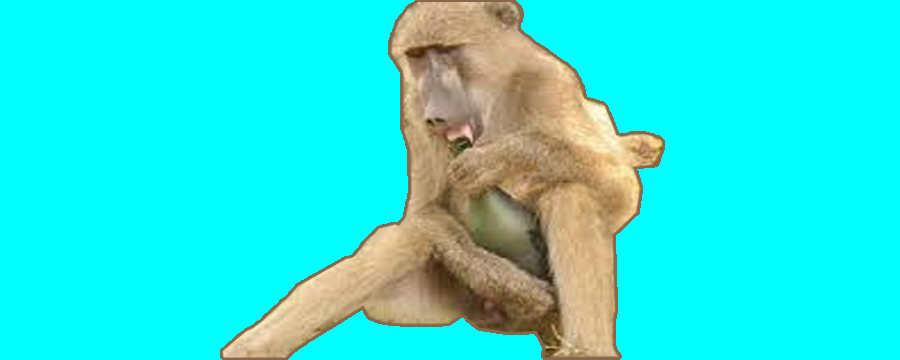
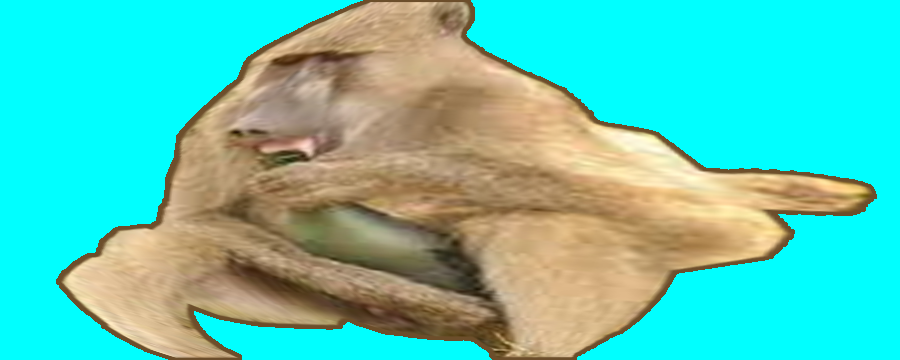
The second 900×360 image is a revision of the first. Changes to its layers:
painted on "圖層 1" over [59, 2, 874, 358]
painted on "圖層 2" over [56, 0, 877, 360]
